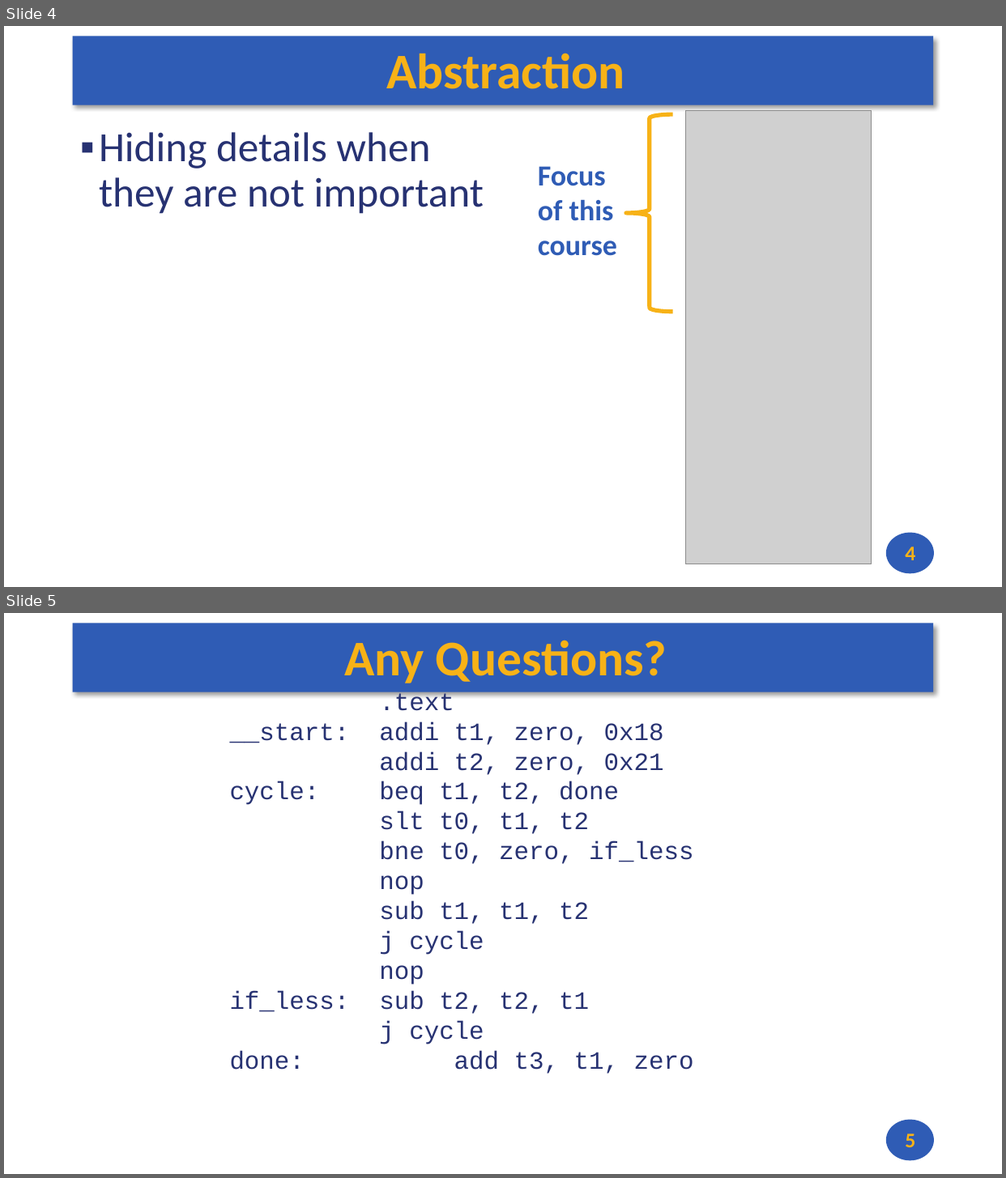
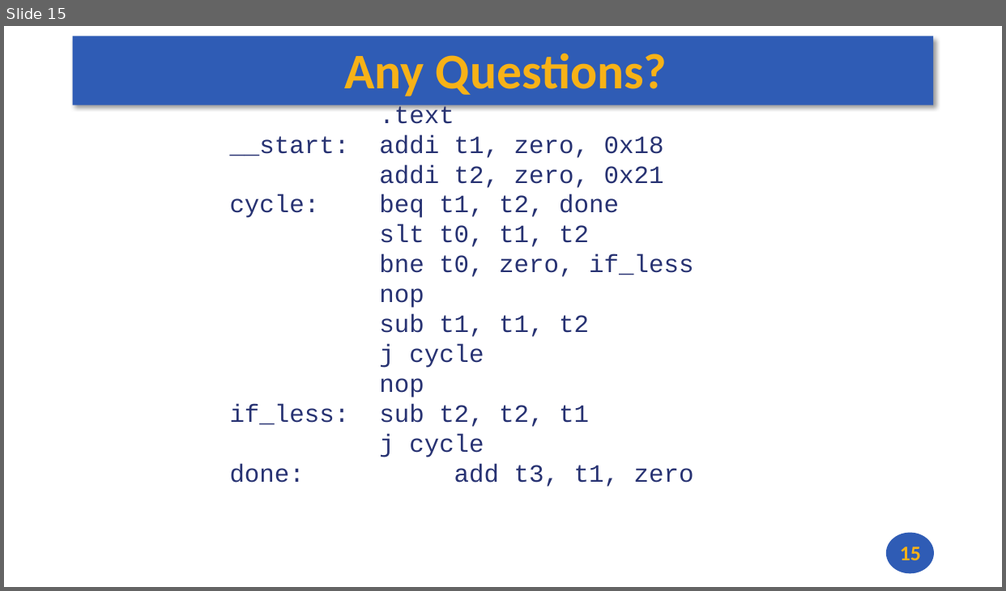
Before and after one commit to andrewt0301/hse-acos-course, a slide deck: docs/part1ca/03_CPU/CA_Lecture_03.pptx. Shown one above the other, each under a label of ours: slides 4 and 5 before the commit, slide 15 after it. The pictures are 1006x1178 and 1006x591 pixels, drawn with LibreOffice and Linux fonts; fonts in the diff are those of the drawing; grey boxes stand for pictures. Boxes give left, top, right and bottom in pixels: in the first picture for what was removed or moved away, otherwise in the second. Text is boxed around its words. In the diff, an @@ line names an element or a change of style, - is before the commit and + after.

```diff
--- a/docs/part1ca/03_CPU/CA_Lecture_03.pptx
+++ b/docs/part1ca/03_CPU/CA_Lecture_03.pptx
@@ slide 4 removed at (4,26,1002,587), background #FFFFFF; not listed: 2 template elements that a slide beside it also shows @@
@@ title removed at (386,53,624,89) @@
-Abstraction
@@ left brace removed at (626,114,672,312) @@
@@ picture removed at (685,110,871,565) @@
@@ text removed at (99,132,484,214) @@
-▪ Hiding details when they are not important
@@ text removed at (538,166,617,256) @@
-Focus
-of this course
@@ page number removed at (905,547,915,561) @@
-4
@@ what was slide 5 is now slide 15 @@
@@ page number at (900,547,921,561): text changed @@
-5
+15
```
Also in this commit, not shown: 2 slides changed, 12 slides added, 1 other slide removed, 2 other files.
